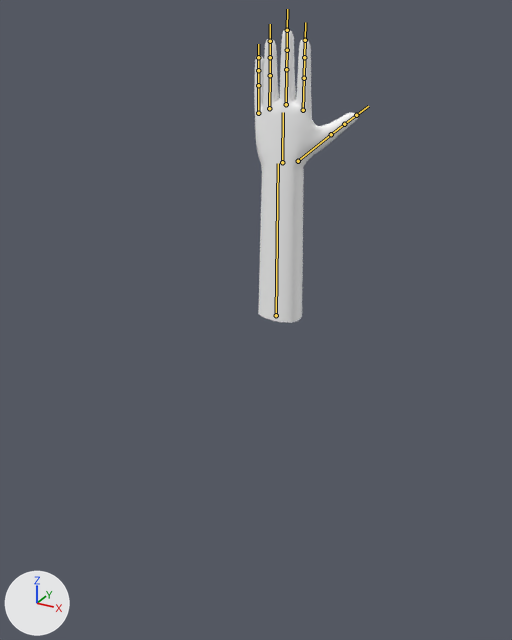
The FBX model Assets/JJJ/Objects/Hand/Hand.fbx: old version first, new version second.
Rendered twice from a 50 mm camera at (6.76, -13.62, 2.27) aimed at (0.49, -2.21, -3.43). Arrows for +X, +Y and +Z are at lower left; the lights stay in place. The bones that bend it are drawn over the model as lines.

Objects in the first picture: 'HandMesh'.
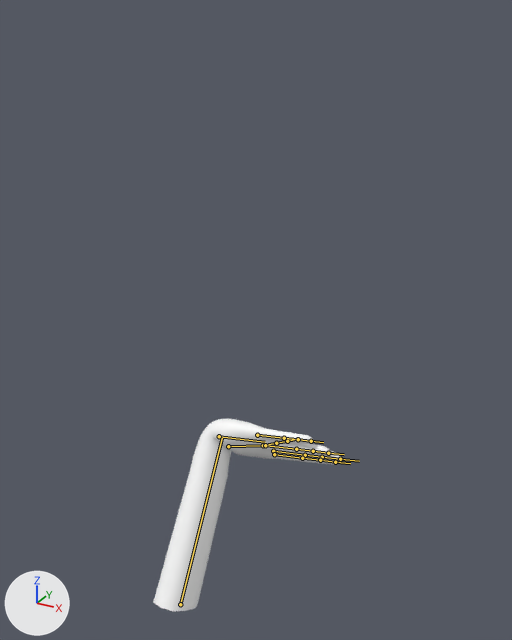
The newer file adds an action. The first version stands in its rest pose; the second is drawn at frame 25 of the action 'HandArmature|OfudaL_start'.

What differs and where, as boxes [x1, y1, x2, y2] in the pictures (512 x 640 px):
'HandMesh', posed (78% wider, 35% shorter)
    before: [254, 29, 359, 323]
    after: [153, 419, 341, 611]
bone 'LowerArm', root to tip
    before: (276, 315) to (278, 163)
    after: (180, 604) to (222, 438)
bone 'Hand', root to tip
    before: (282, 162) to (283, 112)
    after: (219, 436) to (265, 442)
bone 'LittleProximal', root to tip
    before: (258, 113) to (258, 85)
    after: (257, 435) to (284, 438)
bone 'IndexProximal', root to tip
    before: (303, 110) to (304, 78)
    after: (274, 454) to (302, 458)
bone 'RingProximal', root to tip
    before: (269, 108) to (270, 75)
    after: (265, 445) to (296, 449)

The change, as a list of edits to the scene's bpy script:
```text
Change bone_lowerarm:
    where bone_lowerarm = bpy.data.objects['HandArmature'].pose.bones['LowerArm']
    bone_lowerarm.location: (0.0, 0.0, 0.0) -> (0.17, -4.79, 4.56)
    bone_lowerarm.rotation_quaternion: (1.0, 0.0, 0.0, 0.0) -> (0.683, -0.183, 0.683, -0.183)  # degrees (0, 0, 0) -> degrees (-90, 60, -90)
Change bone_hand:
    where bone_hand = bpy.data.objects['HandArmature'].pose.bones['Hand']  # child of 'LowerArm'
    bone_hand.rotation_quaternion: (1.0, 0.0, 0.0, 0.0) -> (0.754, 0.633, -0.112, -0.133)  # degrees (0, 0, 0) -> degrees (80, 0, -20)
Change bone_littleproximal:
    where bone_littleproximal = bpy.data.objects['HandArmature'].pose.bones['LittleProximal']  # child of 'Hand'
    bone_littleproximal.location: (0.0, 0.0, 0.0) -> (0.02, 0.08, 0.03)
Change bone_indexproximal:
    where bone_indexproximal = bpy.data.objects['HandArmature'].pose.bones['IndexProximal']  # child of 'Hand'
    bone_indexproximal.location: (0.0, 0.0, 0.0) -> (-0.02, 0.0, 0.0)
Change bone_ringproximal:
    where bone_ringproximal = bpy.data.objects['HandArmature'].pose.bones['RingProximal']  # child of 'Hand'
    bone_ringproximal.location: (0.0, 0.0, 0.0) -> (0.02, 0.05, 0.02)
```
